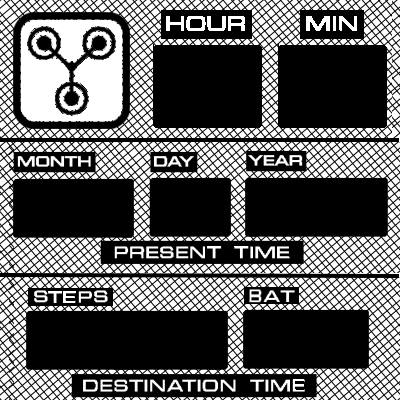
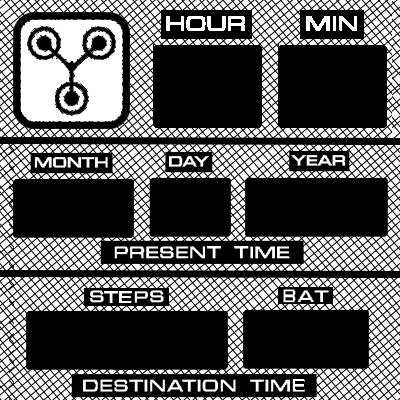
Layered file, before and after one edit (400x400). Changes by layer:
painted on "Layer 4" over [0, 137, 400, 306]
